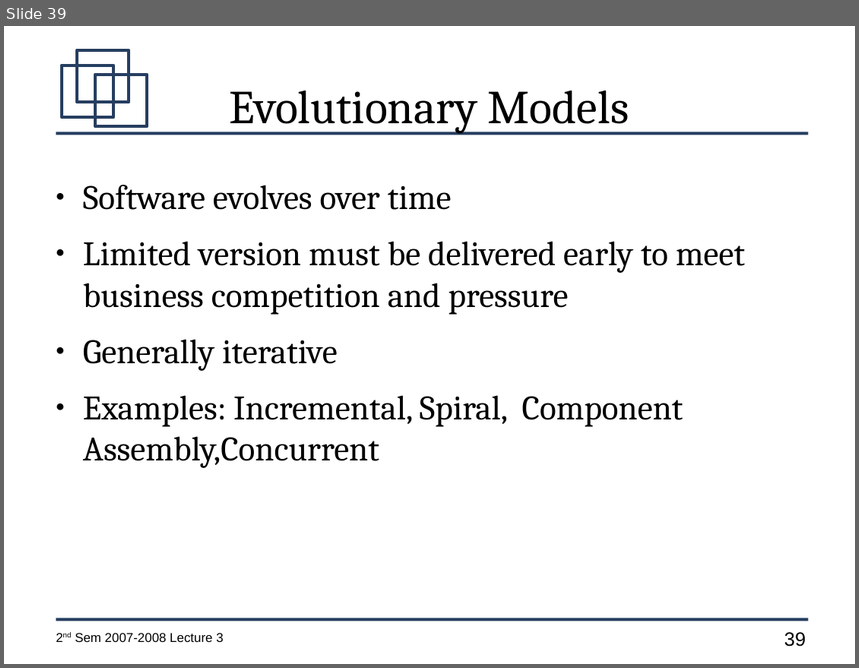
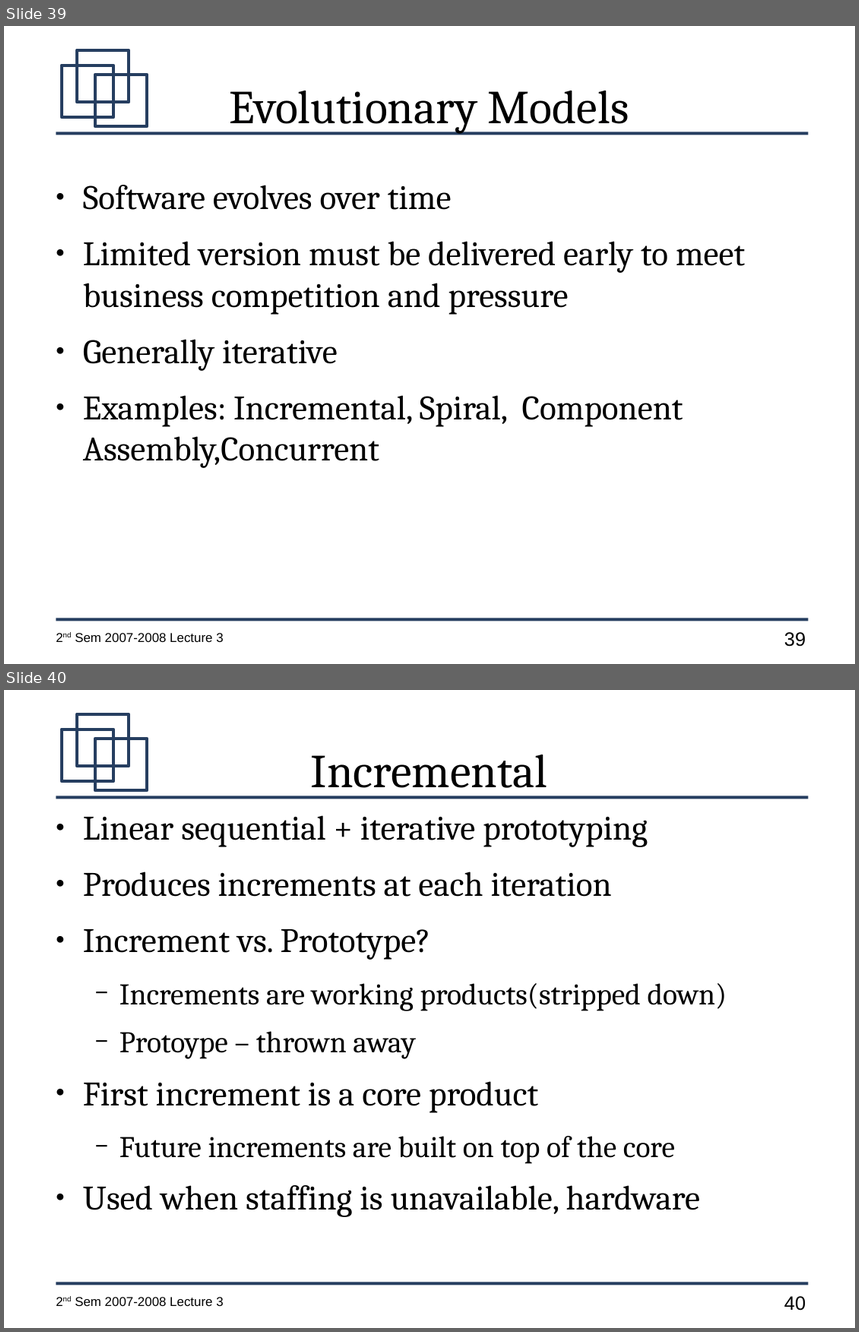
Before and after one commit to jachermocilla/jach-homepage, a slide deck: CMSC128-2nd-Sem-2007-L3.odp. Shown one above the other, each under a label of ours: slide 39 before the commit, slides 39 and 40 after it. The pictures are 859x668 and 859x1332 pixels, drawn with LibreOffice and Linux fonts; fonts in the diff are those of the drawing. Boxes give left, top, right and bottom in pixels: in the first picture for what was removed or moved away, otherwise in the second. Text is boxed around its words. In the diff, an @@ line names an element or a change of style, - is before the commit and + after.

```diff
--- a/CMSC128-2nd-Sem-2007-L3.odp
+++ b/CMSC128-2nd-Sem-2007-L3.odp
@@ slide 40 added at [4,690,855,1328], background #FFFFFF; not listed: 7 template elements that a slide beside it also shows @@
@@ title added at [311,755,548,798], 44 pt, text #000000 @@
+Incremental
@@ text added at [83,815,728,1217], 32 pt, text #000000 @@
+● Linear sequential + iterative prototyping
+● Produces increments at each iteration
+● Increment vs. Prototype?
+  − Increments are working products(stripped down)
+  − Protoype – thrown away
+● First increment is a core product
+  − Future increments are built on top of the core
+● Used when staffing is unavailable, hardware
```
Also in this commit, not shown: 15 other slides added.
